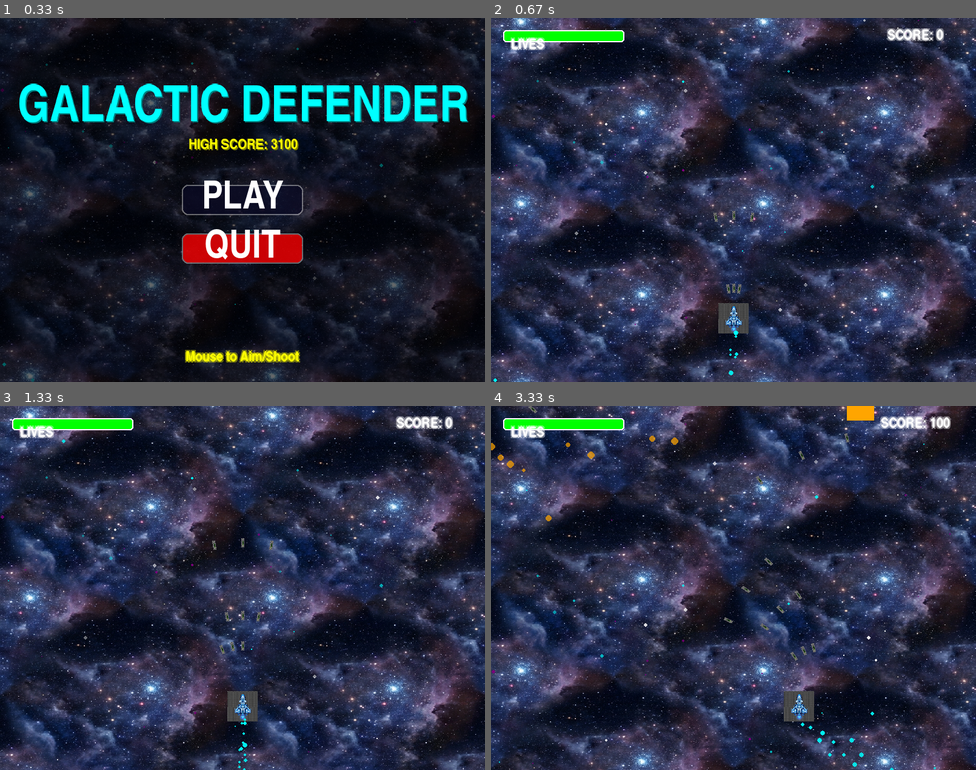
Above: before the commit, frames 1-4 (two rows, left to right).
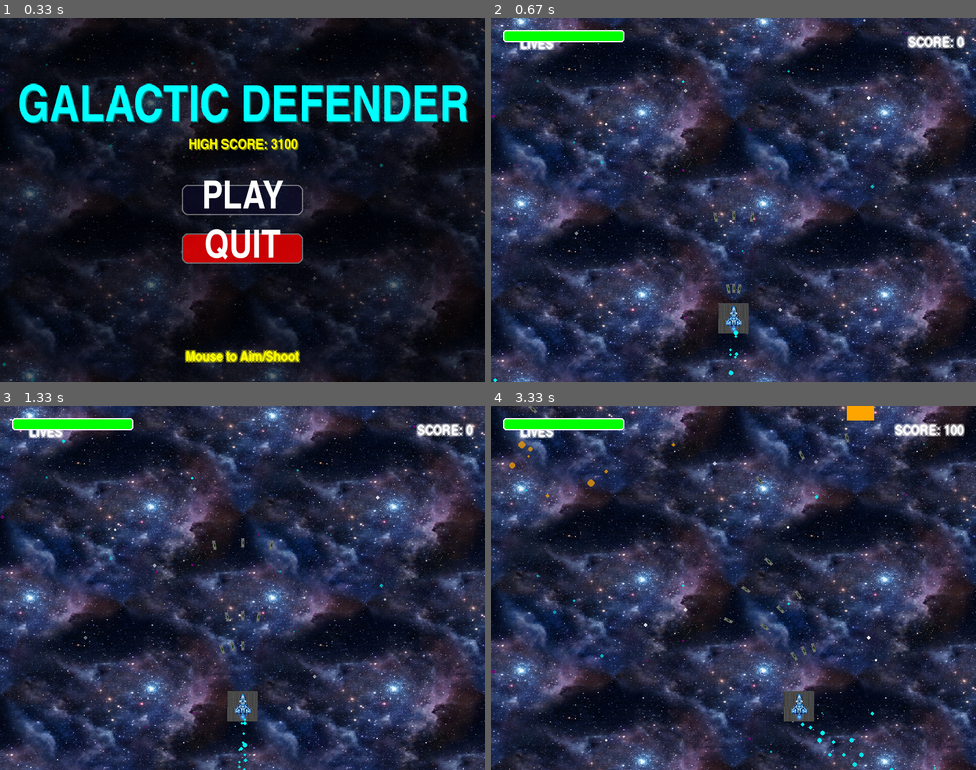
Above: after the commit, the same moments.

Repository: itsfraz/PyGame-project
Game: pygame game, started from main.py
Two runs of this game, one before a commit and one after it. Both use one fixed random seed, a clock stepped at 60 frames per second and the inputs below.
Inputs (mouse positions are in pixels of both pictures, inside the frame that each line leads up to):
- Up to frame 1 (0.33 s): no input
- Up to frame 2 (0.67 s): click "PLAY" at 0.38 s
- Up to frame 3 (1.33 s): hold P 0.67-1.13 s; hold Right 0.67-1.13 s; move the mouse to (223, 602) at 0.7 s; hold P from 1.17 s (still down)
- Up to frame 4 (3.33 s): release P at 1.63 s; hold Right 1.67-2.13 s; move the mouse to (583, 533) at 1.7 s; hold Right 2.17-2.63 s; move the mouse to (806, 460) at 2.2 s; hold Left 2.67-3.2 s; move the mouse to (791, 620) at 2.7 s; hold Left from 3.23 s (still down); move the mouse to (743, 464) at 3.27 s

Frame 1 is identical in both runs. In frame 2, 0.8% of the frame differs, in the area x 4-98%, y 2-9%; in frame 3, 0.8%; in frame 4, 1.2%, in the area x 0-98%, y 2-32%.

Commit message:
feat: Implement core game logic for Pygame space shooter, including main loop, UI, and collision detection.

Diff:
--- a/space_shooter_game/main.py
+++ b/space_shooter_game/main.py
@@ -47,9 +47,6 @@
 
 
 def draw_neon_text(surface, text, font, color, x, y, align="center", glow_color=None):
-# ... (rest of the file as before, but with HUD integration in main)
-# I will use multi_replace to target specific blocks properly
-
     if glow_color is None:
         glow_color = color
 
@@ -60,6 +57,8 @@
             glow_rect.center = (x + offset[0], y + offset[1])
         elif align == "nw":
             glow_rect.topleft = (x + offset[0], y + offset[1])
+        elif align == "ne":
+            glow_rect.topright = (x + offset[0], y + offset[1])
         glow_surf.set_alpha(100)
         surface.blit(glow_surf, glow_rect)
 
@@ -124,27 +123,36 @@
     high_score = get_high_score()
     hud = HUD(assets)
 
+    # Groups
     all_sprites = pygame.sprite.Group()
     mobs = pygame.sprite.Group()
     bullets = pygame.sprite.Group()
     particles = pygame.sprite.Group()
-    stars = pygame.sprite.Group()
+    stars = pygame.sprite.Group() # Parallax stars
     powerups = pygame.sprite.Group()
-
+    enemy_bullets = pygame.sprite.Group()
+
+    # Create Stars
     for _ in range(50):
-        Star([stars])
+        s = Star([stars])
 
     player = Player()
     all_sprites.add(player)
 
+    # Logic
     score = 0
     running = True
     game_state = "MENU"
     paused = False
+
+    # Bg Scroll
     bg_y = 0
+
+    # VFX
     shaker = ScreenShake()
 
-    # UI Setup
+    # --- UI SETUP ---
+    # Menu
     title_text = AnimatedText(TITLE.upper(), assets['font_xl'], CYAN, SCREEN_WIDTH/2, SCREEN_HEIGHT/4, pulse_speed=0.05)
     hs_text_menu = AnimatedText(f"HIGH SCORE: {high_score}", assets['font_ui'], YELLOW, SCREEN_WIDTH/2, SCREEN_HEIGHT/4 + 60, pulse_speed=0.02)
 
@@ -156,6 +164,7 @@
         bullets.empty()
         particles.empty()
         powerups.empty()
+        enemy_bullets.empty()
         player = Player()
         all_sprites.add(player)
         score = 0
@@ -170,8 +179,10 @@
         running = False
     btn_quit.action = quit_game
 
+    # HUD
     health_bar = HealthBar(20, 20, 200, 20, max_value=PLAYER_LIVES, color=GREEN)
 
+    # Game Over
     go_text = AnimatedText("MISSION FAILED", assets['font_xl'], RED, SCREEN_WIDTH/2, SCREEN_HEIGHT/3, pulse_speed=0.02)
     btn_retry = Button("RETRY", assets['font_large'], SCREEN_WIDTH/2, SCREEN_HEIGHT/2 + 50, action=start_game)
     btn_menu = Button("MENU", assets['font_large'], SCREEN_WIDTH/2, SCREEN_HEIGHT/2 + 130)
@@ -181,6 +192,7 @@
         game_state = "MENU"
     btn_menu.action = set_state_menu
 
+    # Callbacks
     def create_particle(pos, color, speed, radius, vector=None):
         Particle([particles], pos, color, speed, radius, decay=0.2, vector=vector)
 
@@ -188,10 +200,12 @@
         for _ in range(count):
             create_particle(center, color, random.randint(2, 6), random.randint(3, 6))
 
+    # Music
     if pygame.mixer.music.get_busy() == False:
         try: pygame.mixer.music.play(-1)
         except: pass
 
+    # Events
     ADDENEMY = pygame.USEREVENT + 1
     pygame.time.set_timer(ADDENEMY, ENEMY_SPAWN_RATE)
 
@@ -199,6 +213,7 @@
         dt = clock.tick(FPS) / 1000.0
         current_time = pygame.time.get_ticks()
 
+        # 1. Event Handling
         for event in pygame.event.get():
             if event.type == pygame.QUIT:
                 running = False
@@ -223,6 +238,7 @@
                     mobs.add(new_enemy)
                     all_sprites.add(new_enemy)
 
+        # 2. Update
         shake_offset = (0, 0)
 
         if game_state == "MENU":
@@ -235,42 +251,77 @@
             particles.update()
 
         elif game_state == "PLAYING" and not paused:
+            # Auto-fire
             mouse_pos = pygame.mouse.get_pos()
             if player.shoot(current_time, bullets, lambda x, y, d=None: bullets.add(Bullet(x, y, d)), target_pos=mouse_pos):
                 if assets['shoot_sound']: assets['shoot_sound'].play()
-                for b in bullets:
+                for b in bullets: # Add all new bullets from the last group addition?
+                    # Actually shoot adds to group. We just need to ensure they are in all_sprites
                     if b not in all_sprites: all_sprites.add(b)
 
             player.update(create_particle)
-            mobs.update()
+            mobs.update(player.rect, enemy_bullets)
             bullets.update()
+            enemy_bullets.update()
             stars.update()
             particles.update()
             powerups.update()
 
+            # Collisions: Player <-> Powerups
             hits = pygame.sprite.spritecollide(player, powerups, True)
             for hit in hits:
                 player.powerup(hit.type)
                 if hit.type == 'health':
                     hud.update_lives(player.lives)
 
-            hits = pygame.sprite.groupcollide(mobs, bullets, True, True)
+            # Check Player <-> Enemy Bullet Collision
+            hits = pygame.sprite.spritecollide(player, enemy_bullets, True)
             for hit in hits:
-                score += 100
-                hud.update_score(score)
-
-                if random.random() < POWERUP_SPAWN_CHANCE:
-                    p = PowerUp(hit.rect.center)
-                    all_sprites.add(p)
-                    powerups.add(p)
-
+                if player.has_shield:
+                    spawn_explosion(hit.rect.center, BLUE, 10)
+                else:
+                    player.lives -= 1
+                    hud.update_lives(player.lives)
+                    if assets['explosion_sound']: assets['explosion_sound'].play()
+                    spawn_explosion(hit.rect.center, RED, 10)
+                    shaker.shake(5, 5)
+                    if player.lives <= 0:
+                         game_state = "GAMEOVER"
+                         spawn_explosion(player.rect.center, CYAN, 50)
+                         if score > high_score:
+                             high_score = score
+                             save_high_score(high_score)
+
+            # Collisions: Bullet <-> Enemy (With HP Logic)
+            # Use False for killing mobs, True for bullets
+            hits = pygame.sprite.groupcollide(mobs, bullets, False, True)
+            for enemy, hit_bullets in hits.items():
+                for b in hit_bullets:
+                    score += 10
+                    hud.update_score(score)
+
+                    # Small hit effect
+                    create_particle(b.rect.center, ORANGE, 2, 2)
+
+                    if enemy.take_damage(1): # If True, enemy died
+                        score += 90
+                        hud.update_score(score)
+                        enemy.kill() # Remove from groups
+
+                        if assets['explosion_sound']: assets['explosion_sound'].play()
+                        spawn_explosion(enemy.rect.center, ORANGE)
+                        shaker.shake(5, 5)
+
+                        if random.random() < POWERUP_SPAWN_CHANCE:
+                             p = PowerUp(enemy.rect.center)
+                             all_sprites.add(p)
+                             powerups.add(p)
+
+                # Global score checks
                 if score >= 3500:
                     player.bullet_count = 5
 
-                if assets['explosion_sound']: assets['explosion_sound'].play()
-                spawn_explosion(hit.rect.center, ORANGE)
-                shaker.shake(5, 5)
-
+            # Collisions: Player <-> Enemy
             hits = pygame.sprite.spritecollide(player, mobs, True)
             for hit in hits:
                 if player.has_shield:
@@ -312,6 +363,10 @@
              for sprite in all_sprites:
                  screen.blit(sprite.image, (sprite.rect.x + shake_offset[0], sprite.rect.y + shake_offset[1]))
 
+             # Manually draw enemy bullets (since not in all_sprites or need layer)
+             for b in enemy_bullets:
+                 screen.blit(b.image, (b.rect.x + shake_offset[0], b.rect.y + shake_offset[1]))
+
         for p in particles:
             p.draw(screen, shake_offset)
 
@@ -337,12 +392,13 @@
                  draw_neon_text(screen, "PAUSED", assets['font_xl'], WHITE, SCREEN_WIDTH/2, SCREEN_HEIGHT/2)
 
         elif game_state == "GAMEOVER":
+             # Draw game scene behind?
              if player.lives > 0:
                  for sprite in all_sprites:
                      screen.blit(sprite.image, (sprite.rect.x + shake_offset[0], sprite.rect.y + shake_offset[1]))
 
              s = pygame.Surface((SCREEN_WIDTH, SCREEN_HEIGHT), pygame.SRCALPHA)
-             s.fill((50, 0, 0, 200))
+             s.fill((50, 0, 0, 200)) # Red tint
              screen.blit(s, (0,0))
 
              go_text.draw(screen)
@@ -365,280 +421,3 @@
             traceback.print_exc(file=f)
         pygame.quit()
         sys.exit()
-
-from ui import AnimatedText, Button, HealthBar
-
-def get_high_score():
-    try:
-        with open("highscore.txt", "r") as f:
-            return int(f.read())
-    except:
-        return 0
-
-def save_high_score(new_score):
-    try:
-        with open("highscore.txt", "w") as f:
-            f.write(str(new_score))
-    except:
-        pass
-
-def main():
-    assets = load_assets()
-    high_score = get_high_score()
-
-    # ... (rest of main initialization)
-    # Groups
-    all_sprites = pygame.sprite.Group()
-    mobs = pygame.sprite.Group()
-    bullets = pygame.sprite.Group()
-    particles = pygame.sprite.Group()
-    stars = pygame.sprite.Group() # Parallax stars
-
-    # Create Stars
-    for _ in range(50):
-        s = Star([stars])
-
-    player = Player()
-    all_sprites.add(player)
-
-    # Logic
-    score = 0
-    running = True
-    game_state = "MENU"
-    paused = False
-
-    # Bg Scroll
-    bg_y = 0
-
-    # VFX
-    shaker = ScreenShake()
-
-    # --- UI SETUP ---
-    # Menu
-    title_text = AnimatedText(TITLE.upper(), assets['font_xl'], CYAN, SCREEN_WIDTH/2, SCREEN_HEIGHT/4, pulse_speed=0.05)
-    hs_text_menu = AnimatedText(f"HIGH SCORE: {high_score}", assets['font_ui'], YELLOW, SCREEN_WIDTH/2, SCREEN_HEIGHT/4 + 60, pulse_speed=0.02)
-
-    def start_game():
-        nonlocal game_state, score, player
-        game_state = "PLAYING"
-        all_sprites.empty()
-        mobs.empty()
-        bullets.empty()
-        particles.empty()
-        player = Player()
-        all_sprites.add(player)
-        score = 0
-
-    btn_play = Button("PLAY", assets['font_large'], SCREEN_WIDTH/2, SCREEN_HEIGHT/2, action=start_game)
-    btn_quit = Button("QUIT", assets['font_large'], SCREEN_WIDTH/2, SCREEN_HEIGHT/2 + 80, bg_color=RED, hover_color=(200, 50, 50))
-
-    def quit_game():
-        nonlocal running
-        running = False
-    btn_quit.action = quit_game
-
-    # HUD
-    health_bar = HealthBar(20, 20, 200, 20, max_value=PLAYER_LIVES, color=GREEN)
-
-    # Game Over
-    go_text = AnimatedText("MISSION FAILED", assets['font_xl'], RED, SCREEN_WIDTH/2, SCREEN_HEIGHT/3, pulse_speed=0.02)
-    btn_retry = Button("RETRY", assets['font_large'], SCREEN_WIDTH/2, SCREEN_HEIGHT/2 + 50, action=start_game)
-    btn_menu = Button("MENU", assets['font_large'], SCREEN_WIDTH/2, SCREEN_HEIGHT/2 + 130)
-
-    def set_state_menu():
-        nonlocal game_state
-        game_state = "MENU"
-    btn_menu.action = set_state_menu
-
-    # Callbacks
-    def create_particle(pos, color, speed, radius, vector=None):
-        Particle([particles], pos, color, speed, radius, decay=0.2, vector=vector)
-
-    def spawn_explosion(center, color=ORANGE, count=15):
-        for _ in range(count):
-            create_particle(center, color, random.randint(2, 6), random.randint(3, 6))
-
-    # Music
-    if pygame.mixer.music.get_busy() == False:
-        try: pygame.mixer.music.play(-1)
-        except: pass
-
-    # Events
-    ADDENEMY = pygame.USEREVENT + 1
-    pygame.time.set_timer(ADDENEMY, ENEMY_SPAWN_RATE)
-
-    while running:
-        dt = clock.tick(FPS) / 1000.0
-        current_time = pygame.time.get_ticks()
-
-        # 1. Event Handling
-        for event in pygame.event.get():
-            if event.type == pygame.QUIT:
-                running = False
-
-            if game_state == "MENU":
-                btn_play.handle_event(event)
-                btn_quit.handle_event(event)
-
-            elif game_state == "GAMEOVER":
-                btn_retry.handle_event(event)
-                btn_menu.handle_event(event)
-
-            if game_state == "PLAYING":
-                if event.type == pygame.KEYDOWN:
-                    if event.key == pygame.K_p:
-                        paused = not paused
-                    if event.key == pygame.K_ESCAPE:
-                        game_state = "MENU"
-
-                if event.type == ADDENEMY and not paused:
-                    new_enemy = Enemy(score)
-                    mobs.add(new_enemy)
-                    all_sprites.add(new_enemy)
-
-        # 2. Update
-        shake_offset = (0, 0)
-
-        if game_state == "MENU":
-            title_text.update()
-            hs_text_menu.text = f"HIGH SCORE: {high_score}"
-            hs_text_menu.update()
-            btn_play.update()
-            btn_quit.update()
-            stars.update()
-            particles.update()
-
-        elif game_state == "PLAYING" and not paused:
-            # Auto-fire
-            mouse_pos = pygame.mouse.get_pos()
-            if player.shoot(current_time, bullets, lambda x, y, d=None: bullets.add(Bullet(x, y, d)), target_pos=mouse_pos):
-                if assets['shoot_sound']: assets['shoot_sound'].play()
-                for b in bullets: # Add all new bullets from the last group addition?
-                    # Actually shoot adds to group. We just need to ensure they are in all_sprites
-                    if b not in all_sprites: all_sprites.add(b)
-
-            player.update(create_particle)
-            mobs.update()
-            bullets.update()
-            stars.update()
-            particles.update()
-
-            # UI Update
-            health_bar.set_value(player.lives)
-            health_bar.update()
-
-            # Collisions: Bullet <-> Enemy
-            hits = pygame.sprite.groupcollide(mobs, bullets, True, True)
-            for hit in hits:
-                score += 100
-
-                # Power-up check
-                if score >= 3500:
-                    player.bullet_count = 5
-
-                if assets['explosion_sound']: assets['explosion_sound'].play()
-                spawn_explosion(hit.rect.center, ORANGE)
-                shaker.shake(5, 5)
-
-            # Collisions: Player <-> Enemy
-            hits = pygame.sprite.spritecollide(player, mobs, True)
-            for hit in hits:
-                player.lives -= 1
-                if assets['explosion_sound']: assets['explosion_sound'].play()
-                spawn_explosion(hit.rect.center, RED, 20)
-                shaker.shake(15, 15)
-                if player.lives <= 0:
-                    game_state = "GAMEOVER"
-                    spawn_explosion(player.rect.center, CYAN, 50)
-                    if score > high_score:
-                        high_score = score
-                        save_high_score(high_score)
-
-        elif game_state == "GAMEOVER":
-            go_text.update()
-            btn_retry.update()
-            btn_menu.update()
-            stars.update()
-            particles.update()
-
-        # Get screen shake offset
-        shake_offset = shaker.get_offset()
-
-        # 3. Draw
-        rel_y = bg_y % assets['bg_image'].get_rect().height
-        screen.blit(assets['bg_image'], (0 + shake_offset[0], rel_y - assets['bg_image'].get_rect().height + shake_offset[1]))
-        if rel_y < SCREEN_HEIGHT:
-            screen.blit(assets['bg_image'], (0 + shake_offset[0], rel_y + shake_offset[1]))
-        if game_state == "PLAYING" and not paused:
-            bg_y += 1
-
-        # Draw Stars
-        for star in stars:
-            star.draw(screen, shake_offset)
-
-        # Draw Sprites
-        if game_state == "PLAYING" or (game_state == "GAMEOVER" and player.lives > 0):
-             for sprite in all_sprites:
-                 screen.blit(sprite.image, (sprite.rect.x + shake_offset[0], sprite.rect.y + shake_offset[1]))
-
-        # Draw Particles
-        for p in particles:
-            p.draw(screen, shake_offset)
-
-        # UI Overlay
-        if game_state == "MENU":
-            # Dim Background
-            s = pygame.Surface((SCREEN_WIDTH, SCREEN_HEIGHT), pygame.SRCALPHA)
-            s.fill((0, 0, 0, 150))
-            screen.blit(s, (0,0))
-
-            title_text.draw(screen)
-            hs_text_menu.draw(screen)
-            btn_play.draw(screen)
-            btn_quit.draw(screen)
-
-            draw_neon_text(screen, "Mouse to Aim/Shoot", assets['font_ui'], YELLOW, SCREEN_WIDTH/2, SCREEN_HEIGHT - 40)
-
-        elif game_state == "PLAYING":
-             # Score
-             draw_neon_text(screen, f"SCORE: {score}", assets['font_ui'], WHITE, SCREEN_WIDTH - 100, 30)
-             # Lives Bar
-             health_bar.draw(screen)
-             draw_neon_text(screen, "LIVES", assets['font_ui'], WHITE, 60, 45, "center")
-
-             if paused:
-                 s = pygame.Surface((SCREEN_WIDTH, SCREEN_HEIGHT), pygame.SRCALPHA)
-                 s.fill((0, 0, 0, 150))
-                 screen.blit(s, (0,0))
-                 draw_neon_text(screen, "PAUSED", assets['font_xl'], WHITE, SCREEN_WIDTH/2, SCREEN_HEIGHT/2)
-
-        elif game_state == "GAMEOVER":
-             # Draw game scene behind?
-             if player.lives > 0:
-                 for sprite in all_sprites:
-                     screen.blit(sprite.image, (sprite.rect.x + shake_offset[0], sprite.rect.y + shake_offset[1]))
-
-             s = pygame.Surface((SCREEN_WIDTH, SCREEN_HEIGHT), pygame.SRCALPHA)
-             s.fill((50, 0, 0, 200)) # Red tint
-             screen.blit(s, (0,0))
-
-             go_text.draw(screen)
-             draw_neon_text(screen, f"FINAL SCORE: {score}", assets['font_large'], WHITE, SCREEN_WIDTH/2, SCREEN_HEIGHT/2 - 40)
-             draw_neon_text(screen, f"HIGH SCORE: {high_score}", assets['font_ui'], YELLOW, SCREEN_WIDTH/2, SCREEN_HEIGHT/2 + 10)
-
-             btn_retry.draw(screen)
-             btn_menu.draw(screen)
-
-        pygame.display.flip()
-
-    pygame.quit()
-    sys.exit()
-
-if __name__ == "__main__":
-    try:
-        main()
-    except Exception:
-        with open("crash_log.txt", "w") as f:
-            traceback.print_exc(file=f)
-        pygame.quit()
-        sys.exit()
